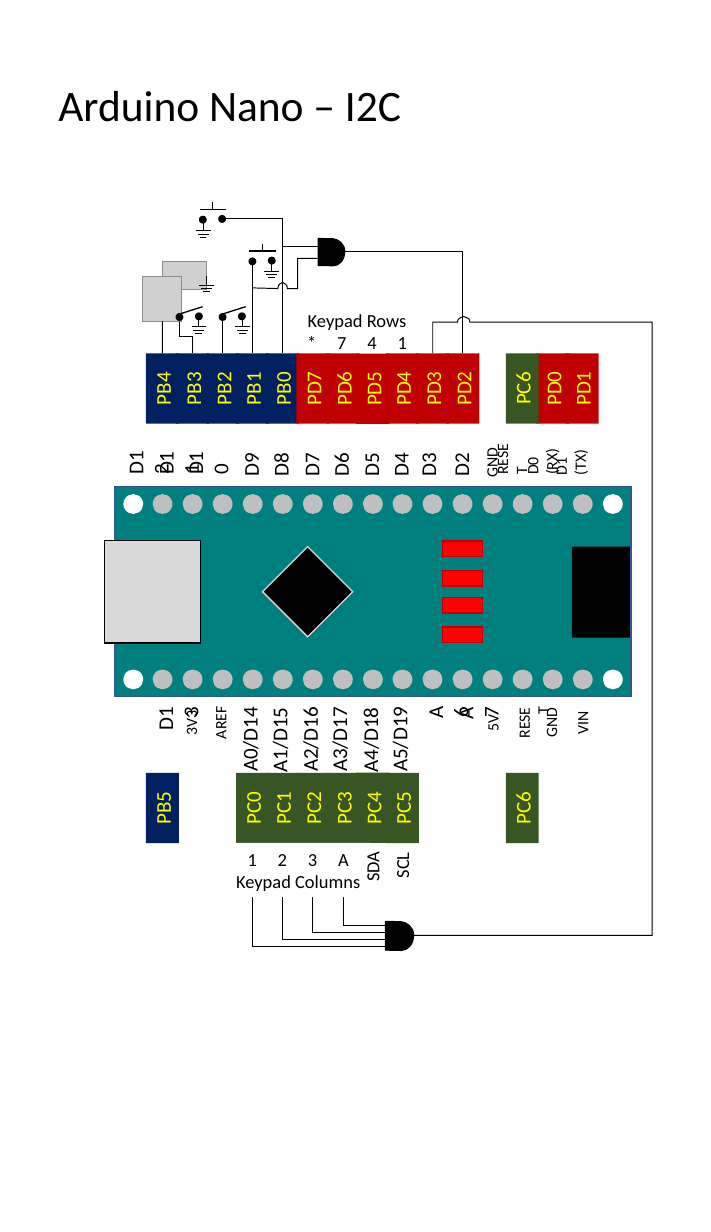
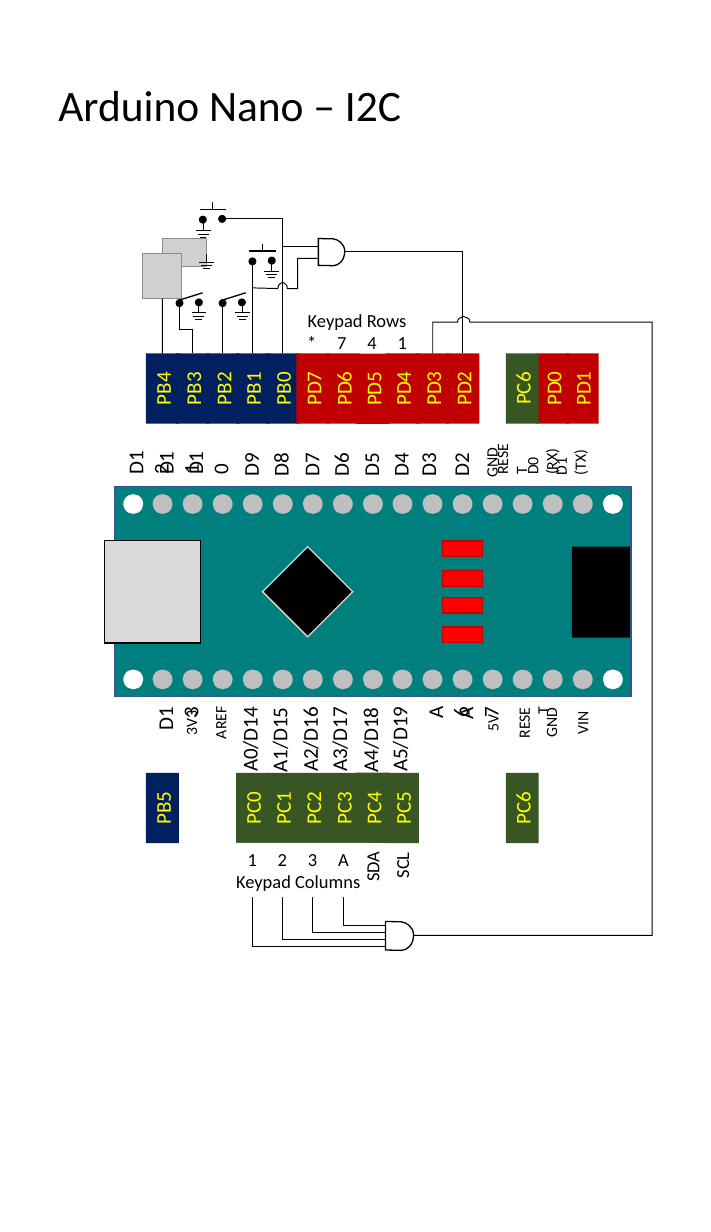
Before and after one commit to DocBohn/CowPi, a slide deck: slide 2 of extras/datasheet/pinouts/pinouts.pptx. Drawn at 711x1232 pixels with LibreOffice and Linux fonts; fonts in the diff are those of the drawing; grey boxes stand for pictures. Boxes give left, top, right and bottom in pixels: in the first picture for what was removed or moved away, otherwise in the second. Text is boxed around its words. In the diff, an @@ line names an element or a change of style, - is before the commit and + after.

```diff
--- a/extras/datasheet/pinouts/pinouts.pptx
+++ b/extras/datasheet/pinouts/pinouts.pptx
@@ freeform shape at (x1=319, y1=239, x2=345, y2=266): fill #000000 to #FFFFFF @@
@@ line moved from (199, 285) - (214, 285) to (199, 263) - (214, 263) @@
@@ 3 lines, 2 pictures moved together from (x1=143, y1=262, x2=212, y2=321) to (x1=143, y1=239, x2=212, y2=299) @@
@@ line moved from (162, 354) - (162, 321) to (162, 354) - (162, 299) @@
@@ elbow line moved from (192, 354) - (179, 320) to (192, 354) - (179, 306) @@
@@ elbow line moved from (223, 320) - (223, 354) to (223, 306) - (223, 354) @@
@@ 10 lines, 4 ellipses moved together from (x1=176, y1=307, x2=250, y2=333) to (x1=176, y1=293, x2=250, y2=319) @@
@@ freeform shape at (x1=386, y1=921, x2=414, y2=951): fill #000000 to #FFFFFF @@
```
Also in this commit, not shown: 1 other slide changed, 8 other files.
